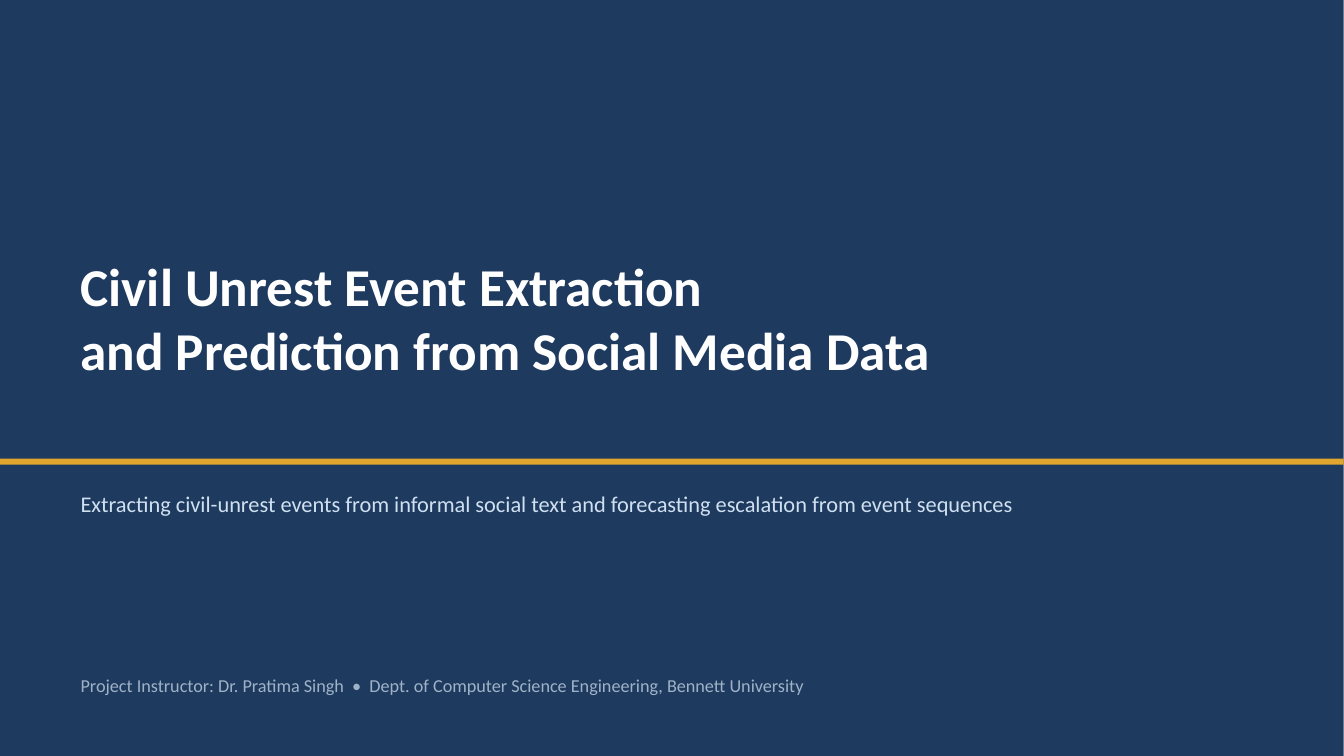
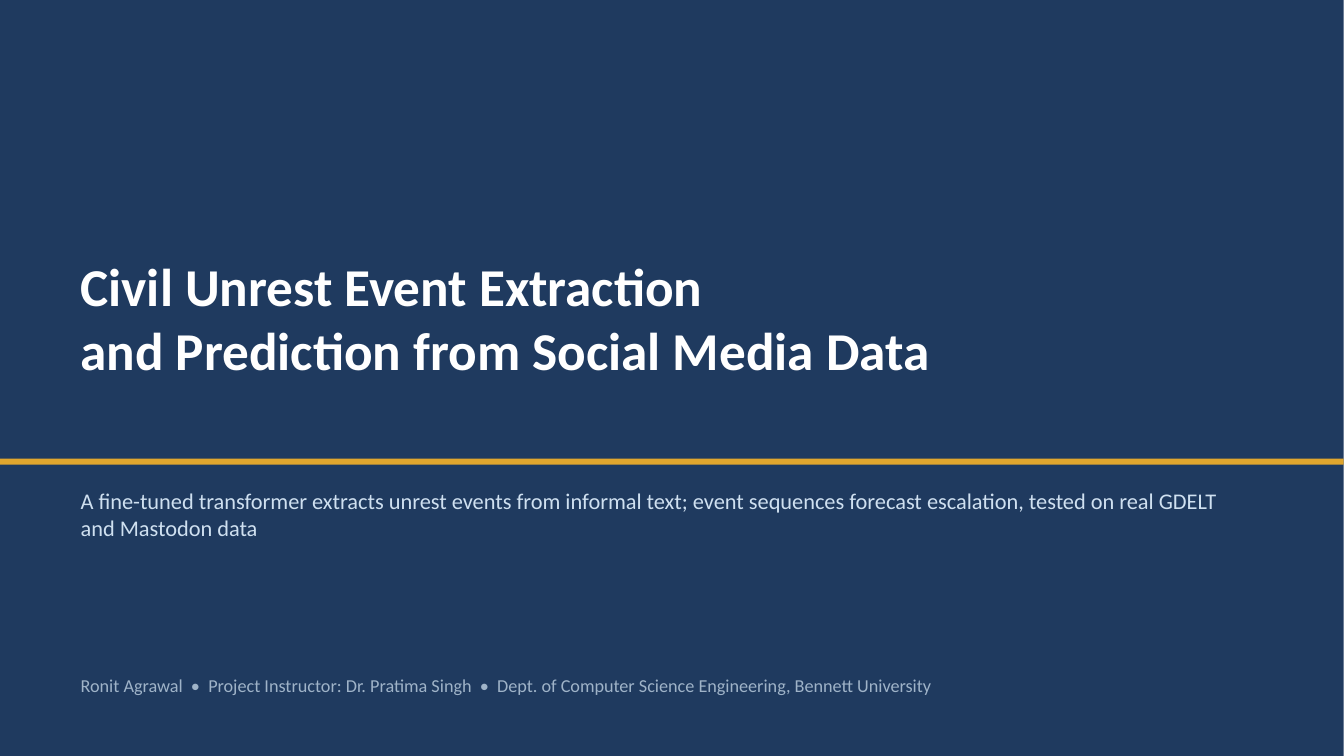
Before and after one commit to Ronit178693/civil-unrest-project, a slide deck: slide 1 of slides/civil_unrest_presentation.pptx. Drawn at 1344x756 pixels with LibreOffice and Linux fonts; fonts in the diff are those of the drawing. Boxes give left, top, right and bottom in pixels: in the first picture for what was removed or moved away, otherwise in the second. Text is boxed around its words. In the diff, an @@ line names an element or a change of style, - is before the commit and + after.

```diff
--- a/slides/civil_unrest_presentation.pptx
+++ b/slides/civil_unrest_presentation.pptx
@@ text at (81, 493, 1216, 536): text changed @@
-Extracting civil-unrest events from informal social text and forecasting escalation from event sequences
+A fine-tuned transformer extracts unrest events from informal text; event sequences forecast escalation, tested on real GDELT and Mastodon data
@@ text at (81, 679, 931, 695): text changed @@
-Project Instructor: Dr. Pratima Singh • Dept. of Computer Science Engineering, Bennett University
+Ronit Agrawal • Project Instructor: Dr. Pratima Singh • Dept. of Computer Science Engineering, Bennett University
```
Also in this commit, not shown: 6 other slides changed, 7 slides added, 6 slides removed, 9 other files.
